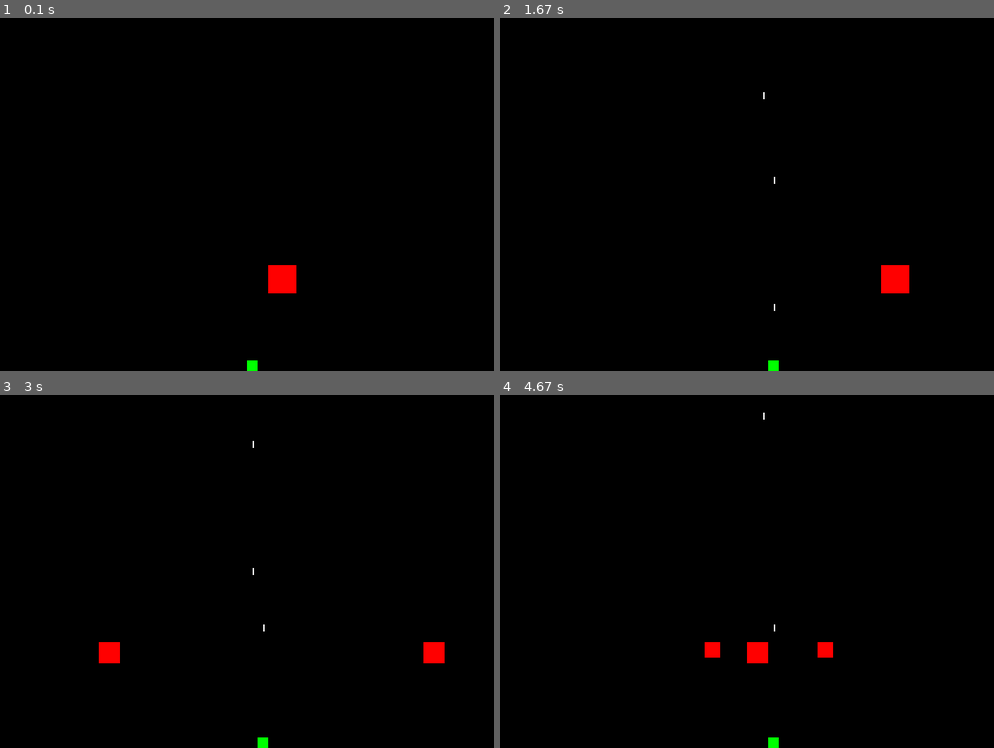
Above: before the commit, frames 1-4 (two rows, left to right).
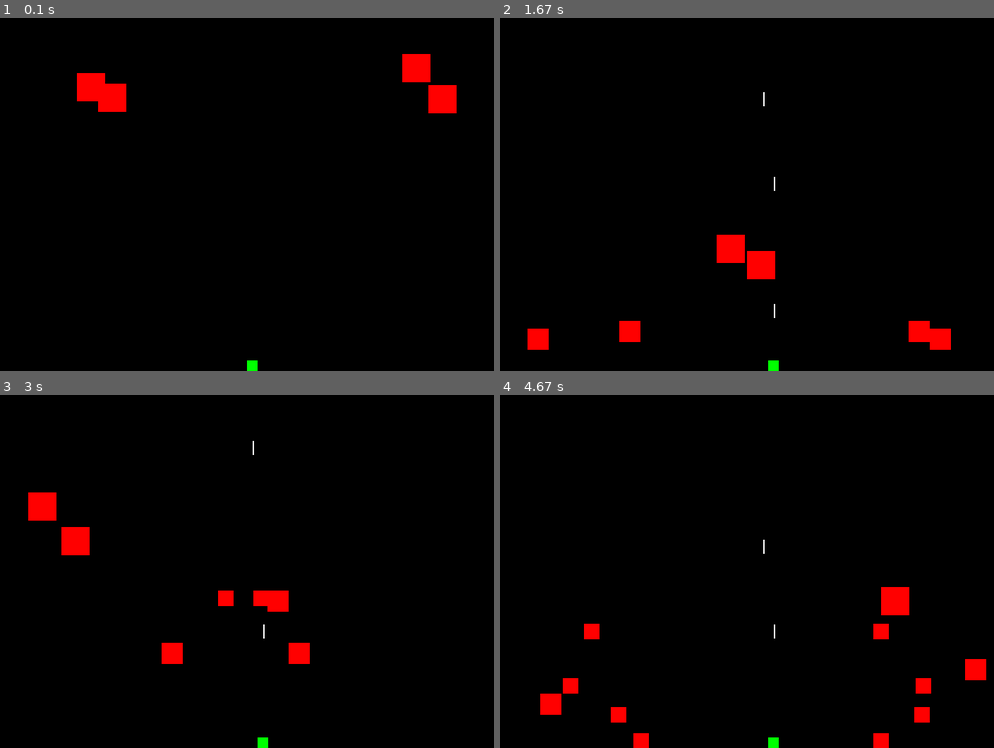
Above: after the commit, the same moments.

Repository: sarahcstringer/games
Game: pygame game, started from game.py
Two runs of this game, one before a commit and one after it. Both use one fixed random seed, a clock stepped at 60 frames per second and the inputs below. The source is Python 2; it was converted automatically to run under Python 3.
Inputs:
- Up to frame 1 (0.1 s): no input
- Up to frame 2 (1.67 s): tap Space at 0.33, 0.73, 1.03, 1.23, 1.53 s; hold Right 0.67-1.13 s; hold Right 1.17-1.63 s
- Up to frame 3 (3 s): hold Left 1.67-2.2 s; tap Space at 1.73, 2.03, 2.3, 2.6, 2.73 s; hold Left 2.23-2.63 s; hold Right from 2.67 s (still down)
- Up to frame 4 (4.67 s): tap Space at 3.03, 3.4, 3.7, 3.9, 4.2, 4.4 s; release Right at 3.3 s; hold Left 3.33-3.8 s; hold Right 3.83-4.3 s; hold Right from 4.33 s (still down)

The runs differ from the first frame. In frame 1, 2.2% of the frame differs, in the area x 15-93%, y 10-78%; in frame 2, 2.4%; in frame 3, 2.5%; in frame 4, 2.6%, in the area x 8-99%, y 5-100%.

Commit message:
Create multiple bouncing blobs.

Diff:
--- a/game.py
+++ b/game.py
@@ -1,4 +1,5 @@
 import pygame
+import random
 
 # colors
 BLACK = (0, 0, 0)
@@ -18,7 +19,7 @@
 
     def __init__(self, x, y):
         super(LaserBeam, self).__init__()
-        self.image = pygame.Surface([2, 10])
+        self.image = pygame.Surface([2, 20])
         self.image.fill(WHITE)
         self.rect = self.image.get_rect()
         self.rect.x = x
@@ -47,6 +48,7 @@
         self.rect.y = y
         self.size = size
         self.direction = 'right'
+        self.velocity = 1
 
     def move(self):
         """Move right and left across screen."""
@@ -59,6 +61,22 @@
             if self.rect.x < 0:
                 self.direction = 'right'
 
+    # def bounce(self):
+    #     """Bounce"""
+
+    #     y = self._bounce()
+    #     self.rect.y = next(y)
+
+    def _bounce(self):
+        gravity = .1
+        slow = 0.9
+
+        self.rect.y = self.rect.y + self.velocity
+        if self.rect.y > size[1] - self.size:
+            self.velocity = -self.velocity*slow
+        else:
+            self.velocity = self.velocity + gravity
+
 
 def main():
 
@@ -69,7 +87,7 @@
 
     screen = pygame.display.set_mode(size)
     screen.fill(BLACK)
-    pygame.display.set_caption('Game')
+    pygame.display.set_caption('Pew Pew')
 
     clock = pygame.time.Clock()
 
@@ -80,9 +98,13 @@
     player = Spaceship()
     spaceships.add(player)
 
+    # create blobs
     blobs = pygame.sprite.Group()
-    blob = Blob(350, 350)
-    blobs.add(blob)
+    blob_start_x = range(size[0])
+    blob_start_y = range(size[1]/3)
+    for i in range(4):
+        blob = Blob(random.choice(blob_start_x), random.choice(blob_start_y))
+        blobs.add(blob)
 
     # main game loop
     while done is not True:
@@ -125,6 +147,7 @@
 
         for thing in blobs:
             thing.move()
+            thing._bounce()
 
         blobs.draw(screen)
         spaceships.draw(screen)
